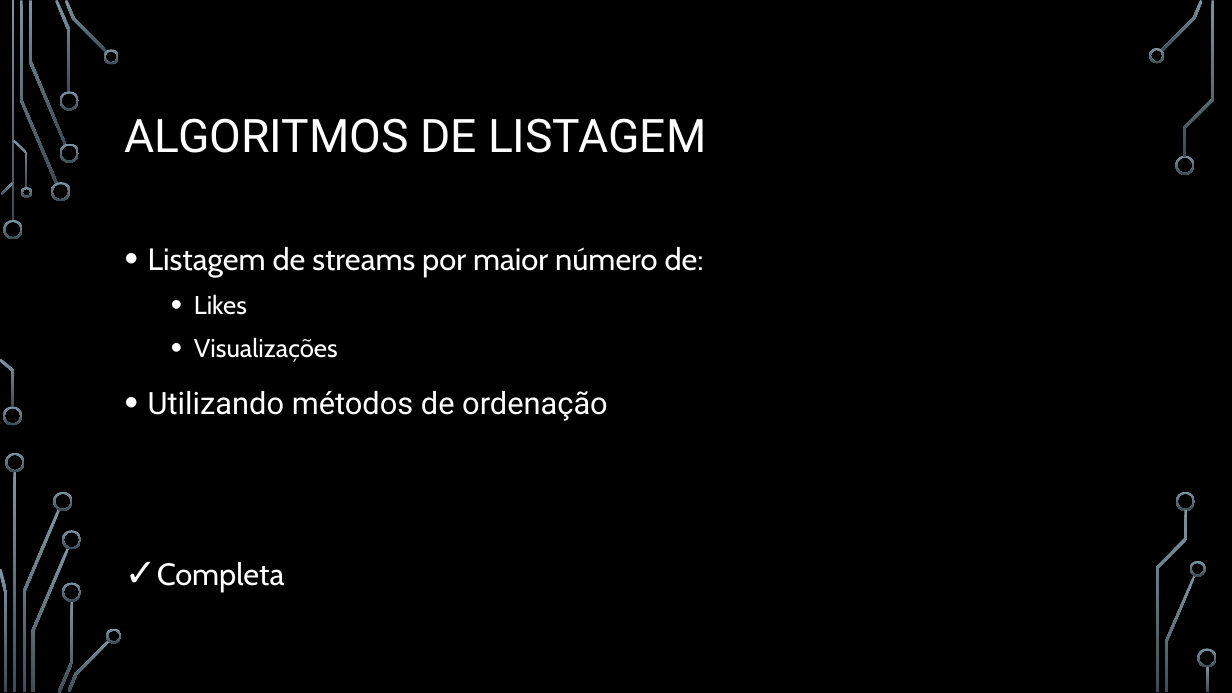
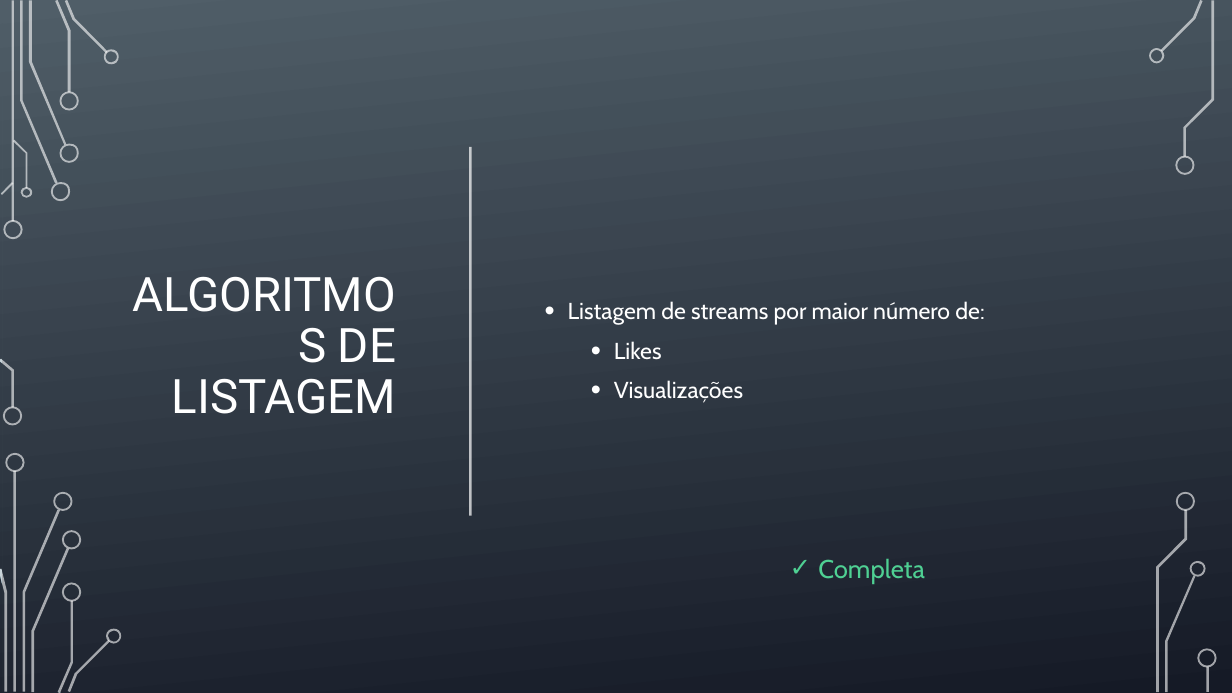
Before and after one commit to BrunoRosendo/StreamZ-AEDA-proj-, a slide deck: slide 13 of StreamZ.pptx (slide 10 before the commit). Drawn at 1232x693 pixels with LibreOffice and Linux fonts; fonts in the diff are those of the drawing; background and template pictures are left out. Boxes give left, top, right and bottom in pixels: in the first picture for what was removed or moved away, otherwise in the second. Text is boxed around its words. In the diff, an @@ line names an element or a change of style, - is before the commit and + after.

```diff
--- a/StreamZ.pptx
+++ b/StreamZ.pptx
@@ rectangle added at [3, 0, 1232, 691], fill gradient #51606A to #161A26 @@
@@ title "ALGORITMOS DE LISTAGEM": place and size @@
-title "ALGORITMOS DE LISTAGEM" at [125, 118, 706, 153]
+title "ALGORITMOS DE LISTAGEM" at [172, 328, 396, 414]
@@ title "ALGORITMOS DE LISTAGEM" at [172, 328, 396, 414]: size 36 to 37 pt; alignment left to right @@
@@ text "Listagem de streams por maior ...": place and size @@
-text "Listagem de streams por maior ..." at [148, 247, 704, 592]
+text "Listagem de streams por maior ..." at [568, 301, 984, 403]
@@ text "Listagem de streams por maior ..." at [568, 301, 984, 403]: size 24 to 18 pt in "Listagem de streams por maior número de:"; size 20 to 18 pt in "Likes", "Visualizações"; vertical alignment top to middle @@
@@ line added from (470, 147) to (470, 516), #FFFFFF 2 pt @@
@@ text at [148, 391, 608, 592]: paragraphs removed @@
-• Utilizando métodos de ordenação
-✓ Completa
@@ text added at [818, 558, 925, 584], 20 pt, text #4FD093 @@
+✓ Completa
@@ group added at [0, 0, 122, 693]: 24 freeform shapes, 2 rectangles @@
@@ group added at [1149, 0, 1217, 692]: 9 freeform shapes, 1 rectangle @@
```
Also in this commit, not shown: 10 other slides changed, 3 slides added, 1 slide removed.
